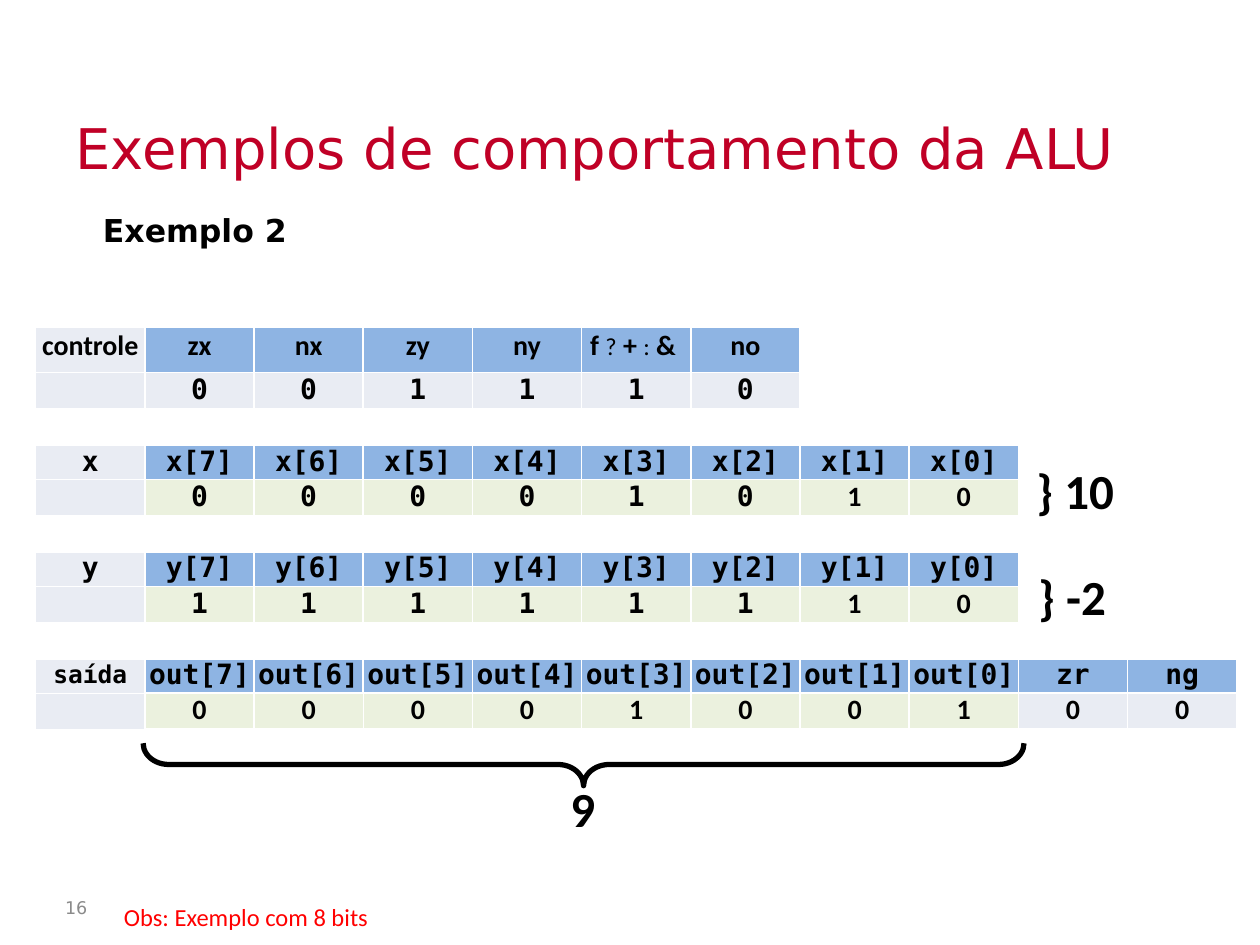
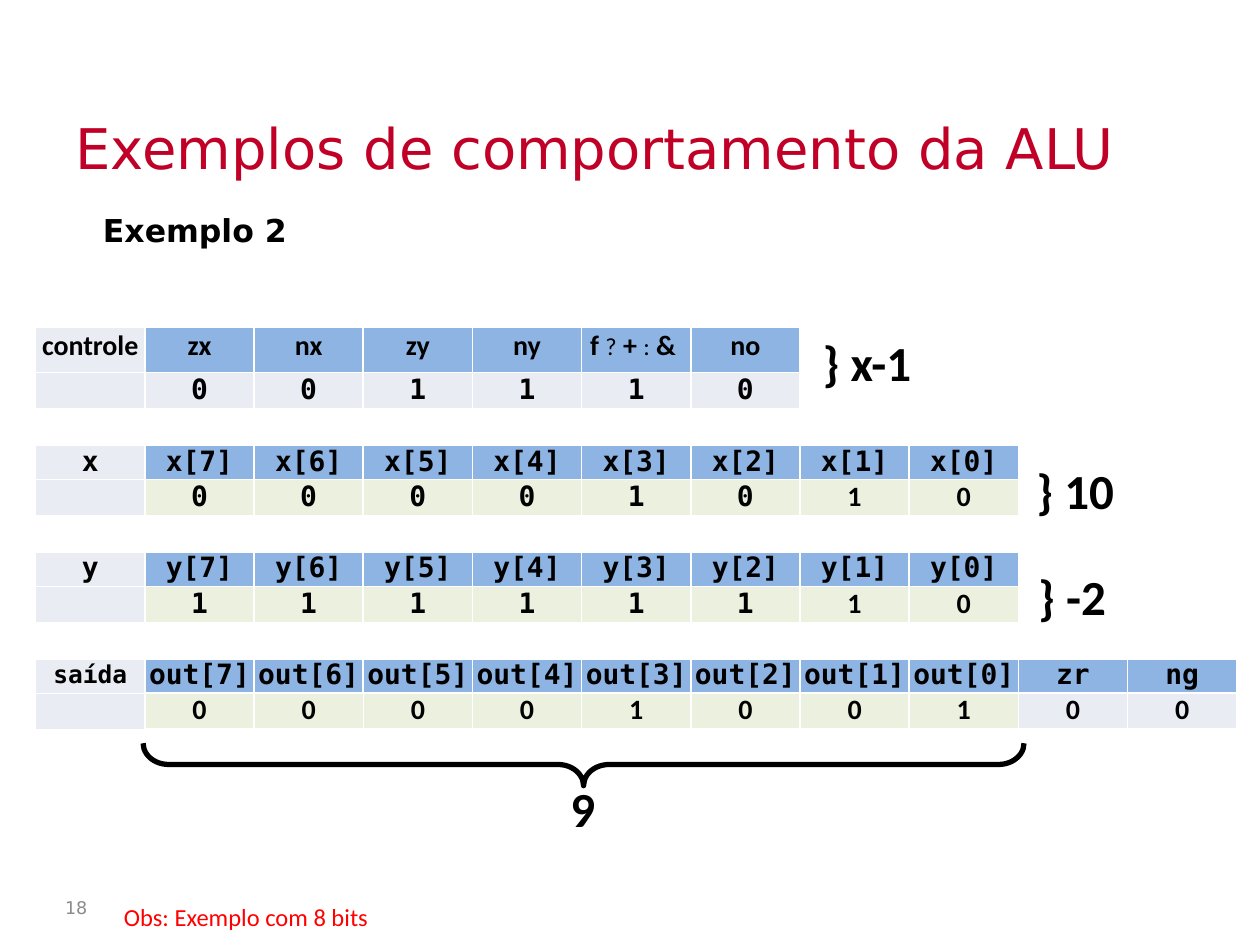
Before and after one commit to Insper/bits-e-proc, a slide deck: slide 18 of docs-src/slides/conteudoUnidadeLogicaAritmetica.pptx (slide 16 before the commit). Drawn at 1260x945 pixels with LibreOffice and Linux fonts; fonts in the diff are those of the drawing; background and template pictures are left out. Boxes give left, top, right and bottom in pixels: in the first picture for what was removed or moved away, otherwise in the second. Text is boxed around its words. In the diff, an @@ line names an element or a change of style, - is before the commit and + after.

```diff
--- a/docs-src/slides/conteudoUnidadeLogicaAritmetica.pptx
+++ b/docs-src/slides/conteudoUnidadeLogicaAritmetica.pptx
@@ text added at box(851, 349, 912, 381), 28 pt, text #000000, bold @@
+} x-1
@@ page number at box(65, 901, 87, 914): text changed @@
-16
+18
```
Also in this commit, not shown: 4 other slides changed, 1 slide added, 3 slides removed, 2 other files.
